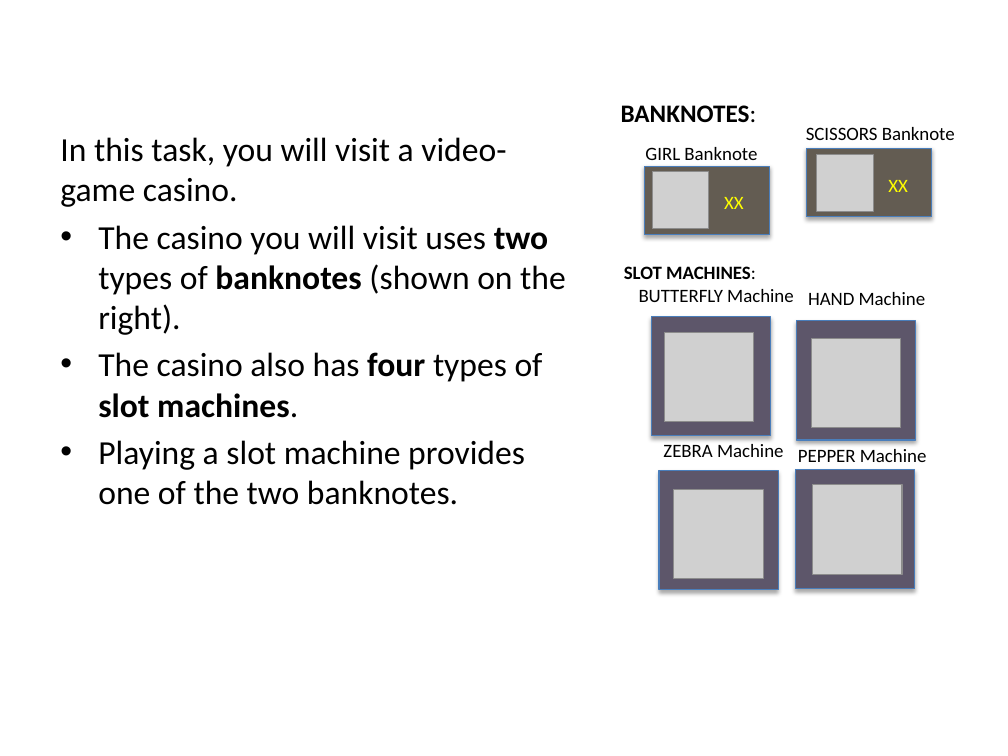
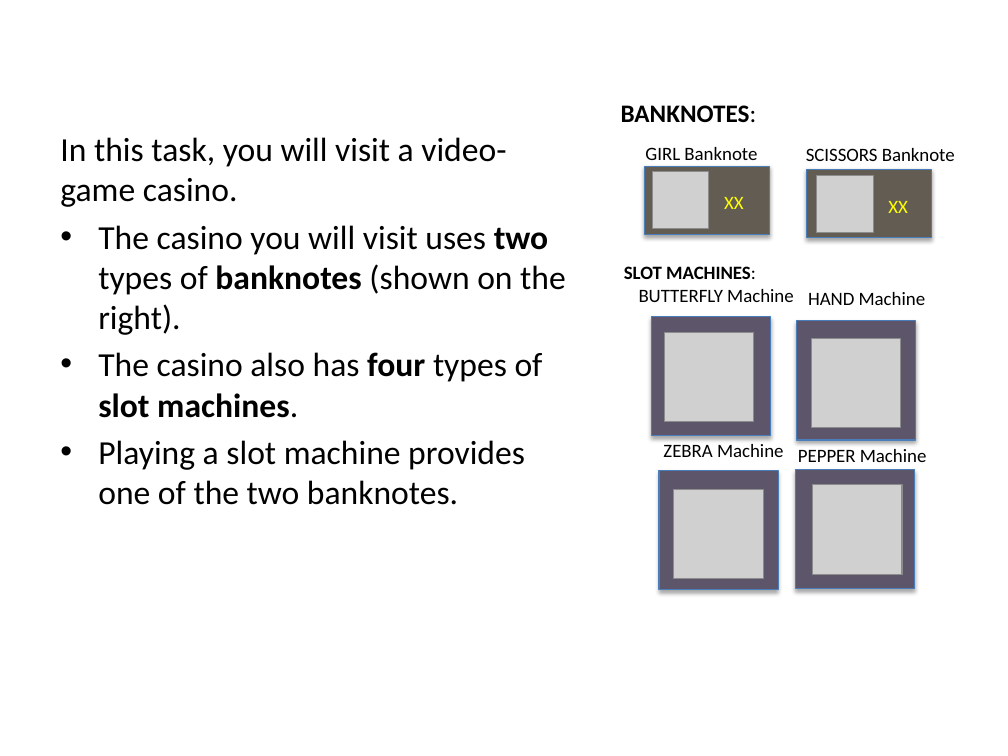
Before and after one commit to evanrussek/Gamble_Task_browser, a slide deck: slide 2 of public/Online_Task/Stimuli/uws_instr_slides_ver2.pptx. Drawn at 1008x756 pixels with LibreOffice and Linux fonts; fonts in the diff are those of the drawing; grey boxes stand for pictures. Boxes give left, top, right and bottom in pixels: in the first picture for what was removed or moved away, otherwise in the second. Text is boxed around its words. In the diff, an @@ line names an element or a change of style, - is before the commit and + after.

```diff
--- a/public/Online_Task/Stimuli/uws_instr_slides_ver2.pptx
+++ b/public/Online_Task/Stimuli/uws_instr_slides_ver2.pptx
@@ 2 texts, 1 picture, 1 rectangle: place and size @@
-2 texts, 1 picture, 1 rectangle at box(806, 127, 955, 217)
+2 texts, 1 picture, 1 rectangle at box(806, 148, 955, 238)
```
Also in this commit, not shown: 3 other slides changed, 10 other files.
